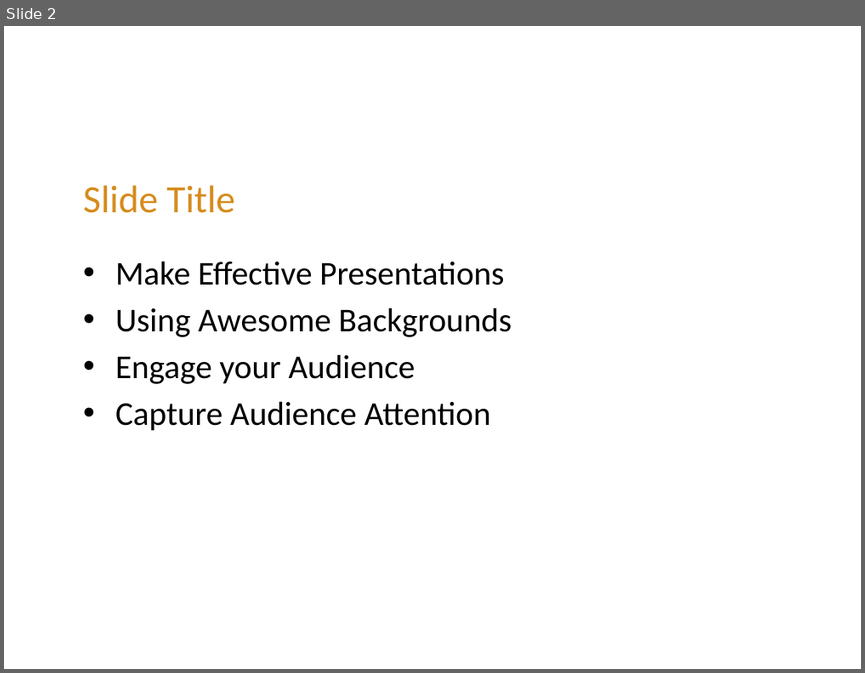
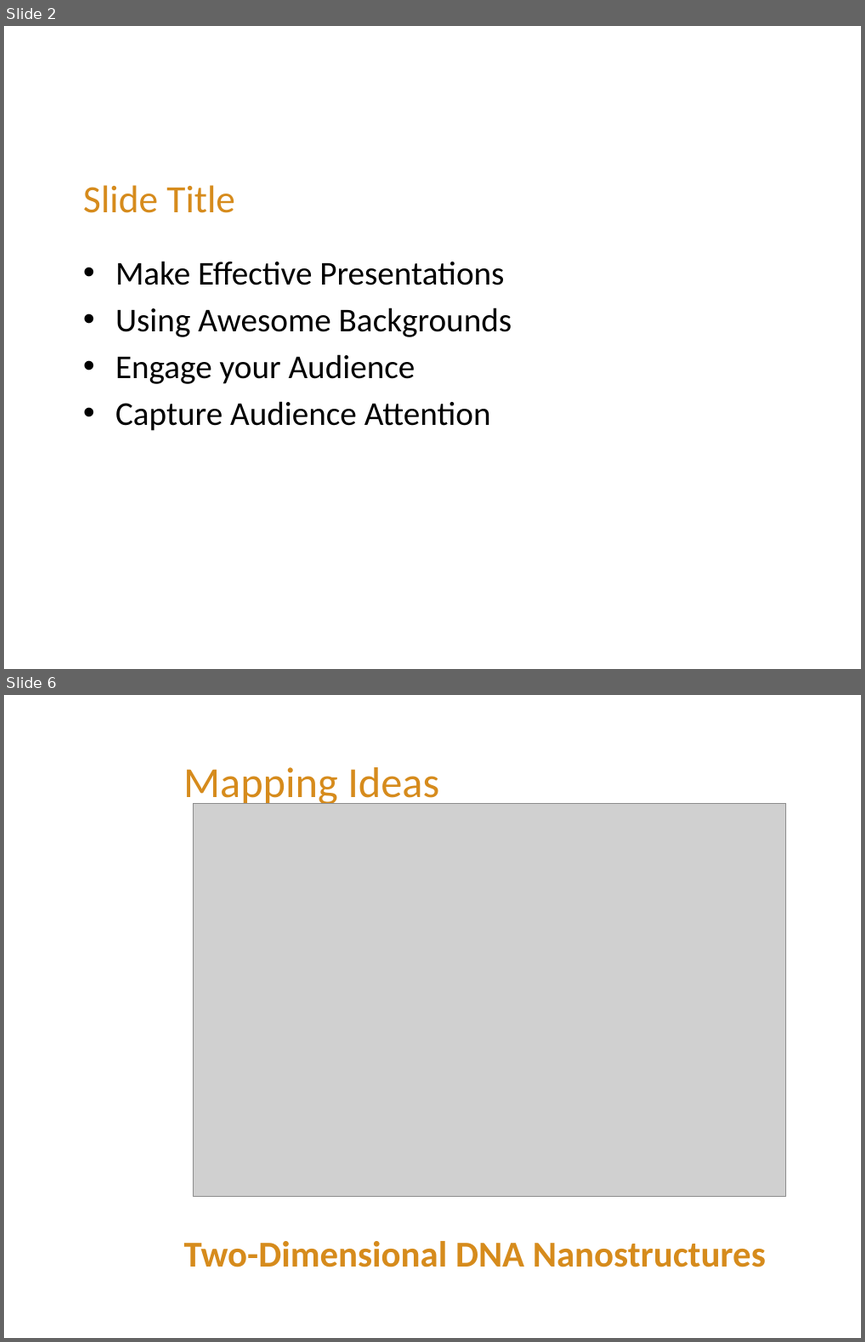
Before and after one commit to FeedMapping/Schema, a slide deck: slide/ppt/Mapping-Out.pptx. Shown one above the other, each under a label of ours: slide 2 before the commit, slides 2 and 6 after it; the slides between them are not shown. The pictures are 865x673 and 865x1342 pixels, drawn with LibreOffice and Linux fonts; fonts in the diff are those of the drawing; grey boxes stand for pictures; background and template pictures are left out. Boxes give left, top, right and bottom in pixels: in the first picture for what was removed or moved away, otherwise in the second. Text is boxed around its words. In the diff, an @@ line names an element or a change of style, - is before the commit and + after.

```diff
--- a/slide/ppt/Mapping-Out.pptx
+++ b/slide/ppt/Mapping-Out.pptx
@@ slide 6 added at [4,695,861,1338], background picture (left out) @@
@@ title added at [183,767,439,806], 36 pt, text #D68B1C @@
+Mapping Ideas
@@ picture added at [194,803,786,1196] @@
@@ text added at [184,1241,766,1267], 30.6 pt, text #D68B1C, bold @@
+Two-Dimensional DNA Nanostructures
```
Also in this commit, not shown: 25 other slides added, 2 slides removed, 1 other file.
